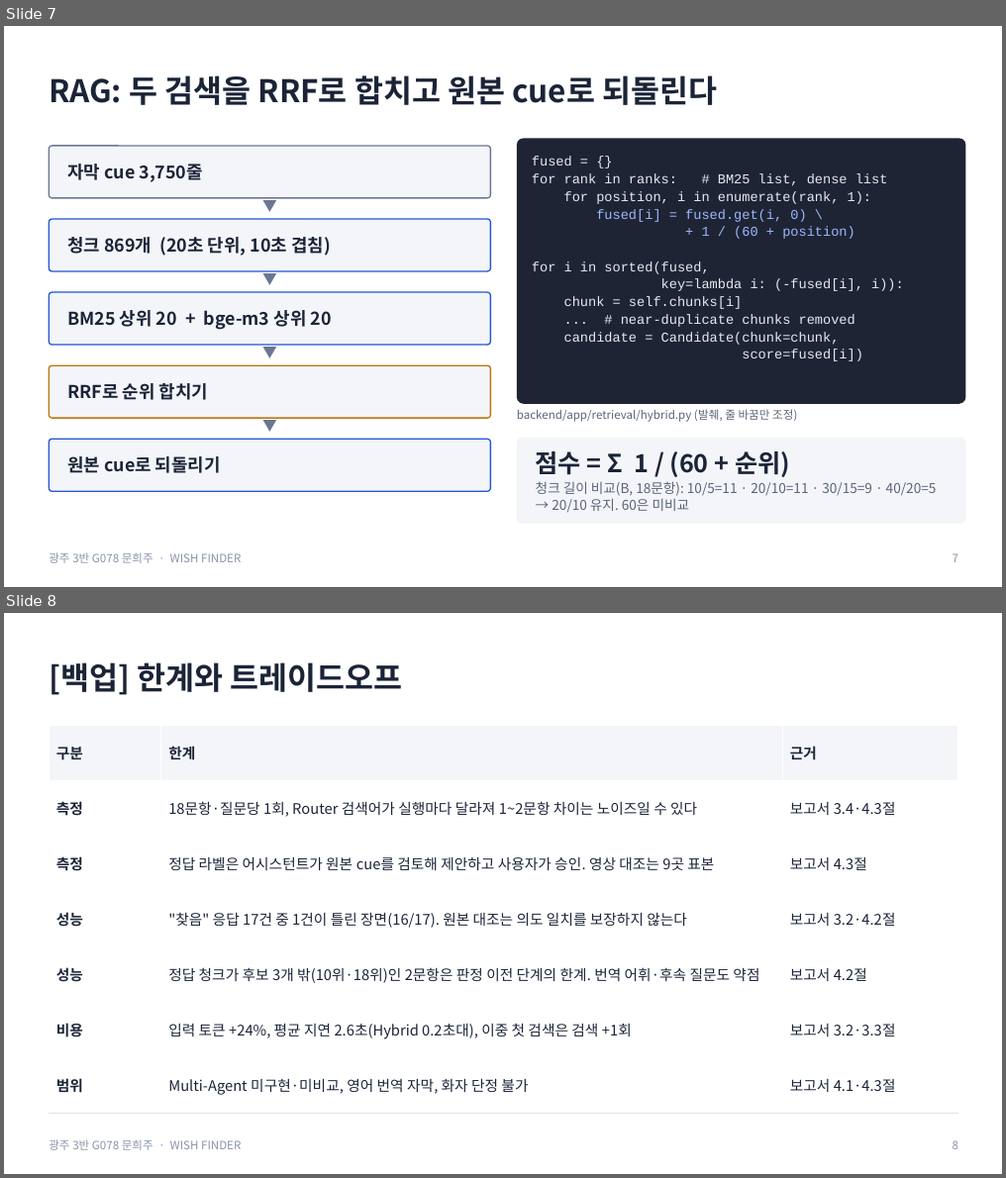
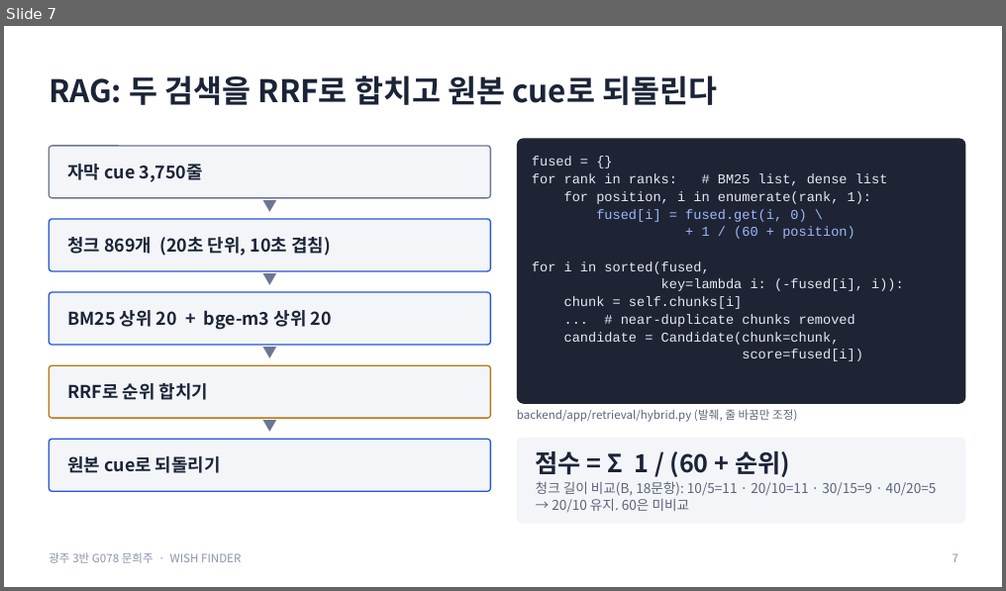
Before and after one commit to creepygrape/skala-AICapstone-mini-2, a slide deck: docs/exec/G078_문희주_발표.pptx. Shown one above the other, each under a label of ours: slides 7 and 8 before the commit, slide 7 after it. The pictures are 1006x1178 and 1006x591 pixels, drawn with LibreOffice and Linux fonts; fonts in the diff are those of the drawing. Boxes give left, top, right and bottom in pixels: in the first picture for what was removed or moved away, otherwise in the second. Text is boxed around its words. In the diff, an @@ line names an element or a change of style, - is before the commit and + after.

```diff
--- a/docs/exec/G078_문희주_발표.pptx
+++ b/docs/exec/G078_문희주_발표.pptx
@@ slide 8 removed at [4, 613, 1002, 1174], background #FFFFFF @@
@@ text removed at [49, 663, 402, 695] @@
-[백업] 한계와 트레이드오프
@@ table removed at [49, 725, 958, 1113], 7 rows, 3 columns @@
-구분 | 한계 | 근거
-측정 | 18문항·질문당 1회, Router 검색어가 실행마다 달라져 1~2문항 차이는 노이즈일 수 있다 | 보고서 3.4·4.3절
-측정 | 정답 라벨은 어시스턴트가 원본 cue를 검토해 제안하고 사용자가 승인. 영상 대조는 9곳 표본 | 보고서 4.3절
-성능 | "찾음" 응답 17건 중 1건이 틀린 장면(16/17). 원본 대조는 의도 일치를 보장하지 않는다 | 보고서 3.2·4.2절
-성능 | 정답 청크가 후보 3개 밖(10위·18위)인 2문항은 판정 이전 단계의 한계. 번역 어휘·후속 질문도 약점 | 보고서 4.2절
-비용 | 입력 토큰 +24%, 평균 지연 2.6초(Hybrid 0.2초대), 이중 첫 검색은 검색 +1회 | 보고서 3.2·3.3절
-범위 | Multi-Agent 미구현·미비교, 영어 번역 자막, 화자 단정 불가 | 보고서 4.1·4.3절
@@ text removed at [49, 1140, 241, 1151] @@
-광주 3반 G078 문희주 · WISH FINDER
@@ text removed at [952, 1141, 958, 1150] @@
-8
```
Also in this commit, not shown: 4 slides changed, 3 other files.
